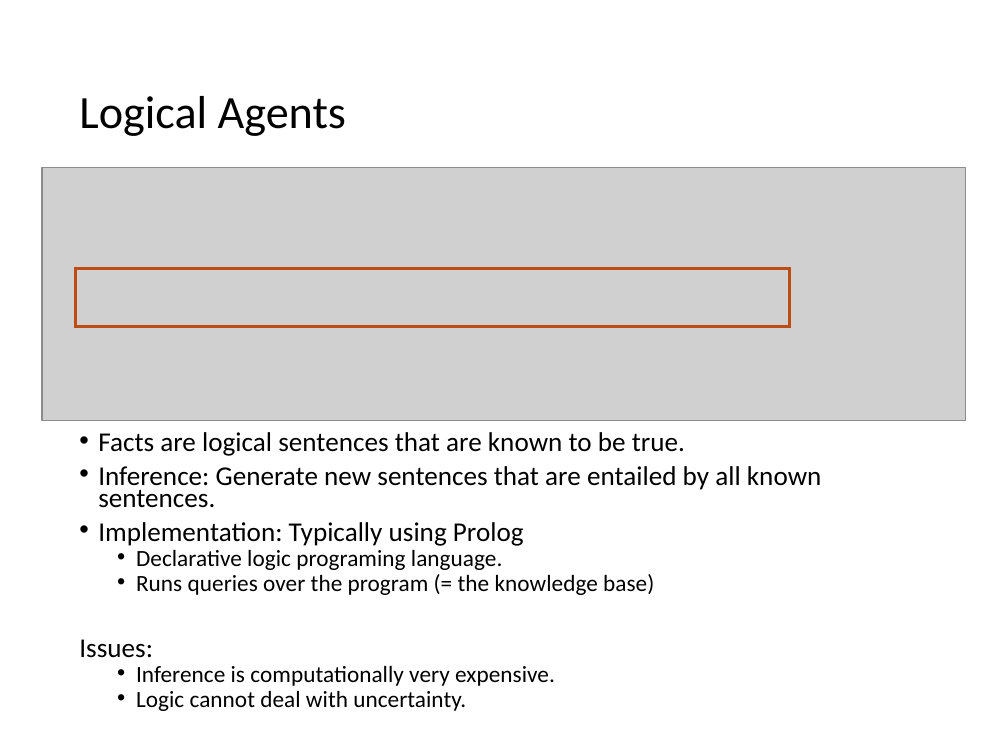
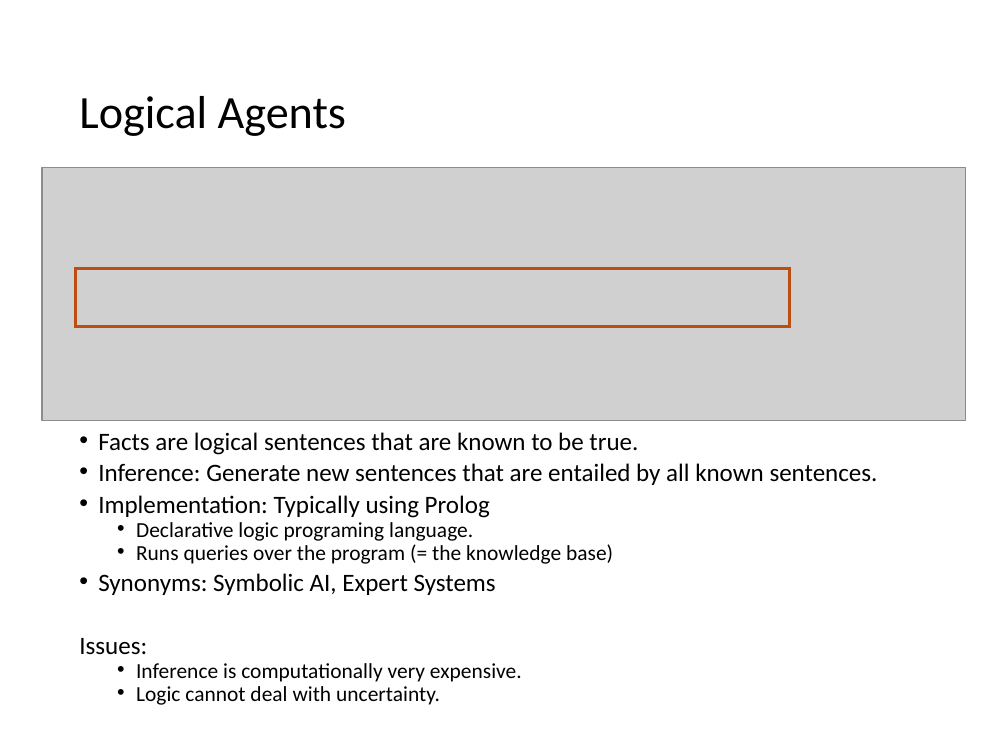
Before and after one commit to mhahsler/CS7320-AI, a slide deck: slide 8 of slides/07_knowledge-based.pptx. Drawn at 1008x756 pixels with LibreOffice and Linux fonts; fonts in the diff are those of the drawing; grey boxes stand for pictures. Boxes give left, top, right and bottom in pixels: in the first picture for what was removed or moved away, otherwise in the second. Text is boxed around its words. In the diff, an @@ line names an element or a change of style, - is before the commit and + after.

```diff
--- a/slides/07_knowledge-based.pptx
+++ b/slides/07_knowledge-based.pptx
@@ text at (x1=79, y1=432, x2=878, y2=705): size 19.4 to 17.9 pt in "Facts are logical sentences that are known ...", "Inference: Generate new sentences that are entailed ...", "Implementation: Typically using Prolog", "Issues:"; size 16.6 to 15.3 pt in "Declarative logic programing language.", "Runs queries over the program (= the ...", "Inference is computationally very expensive.", "Logic cannot deal with uncertainty." @@
@@ text at (x1=98, y1=573, x2=496, y2=595): paragraph added @@
+• Synonyms: Symbolic AI, Expert Systems
```
Also in this commit, not shown: 7 other slides changed, 16 other files.
